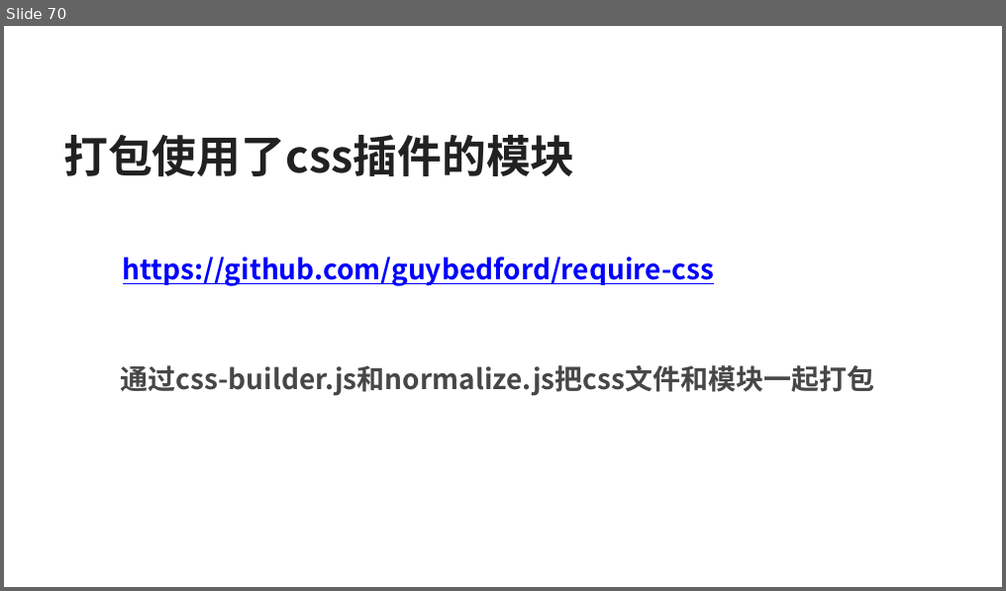
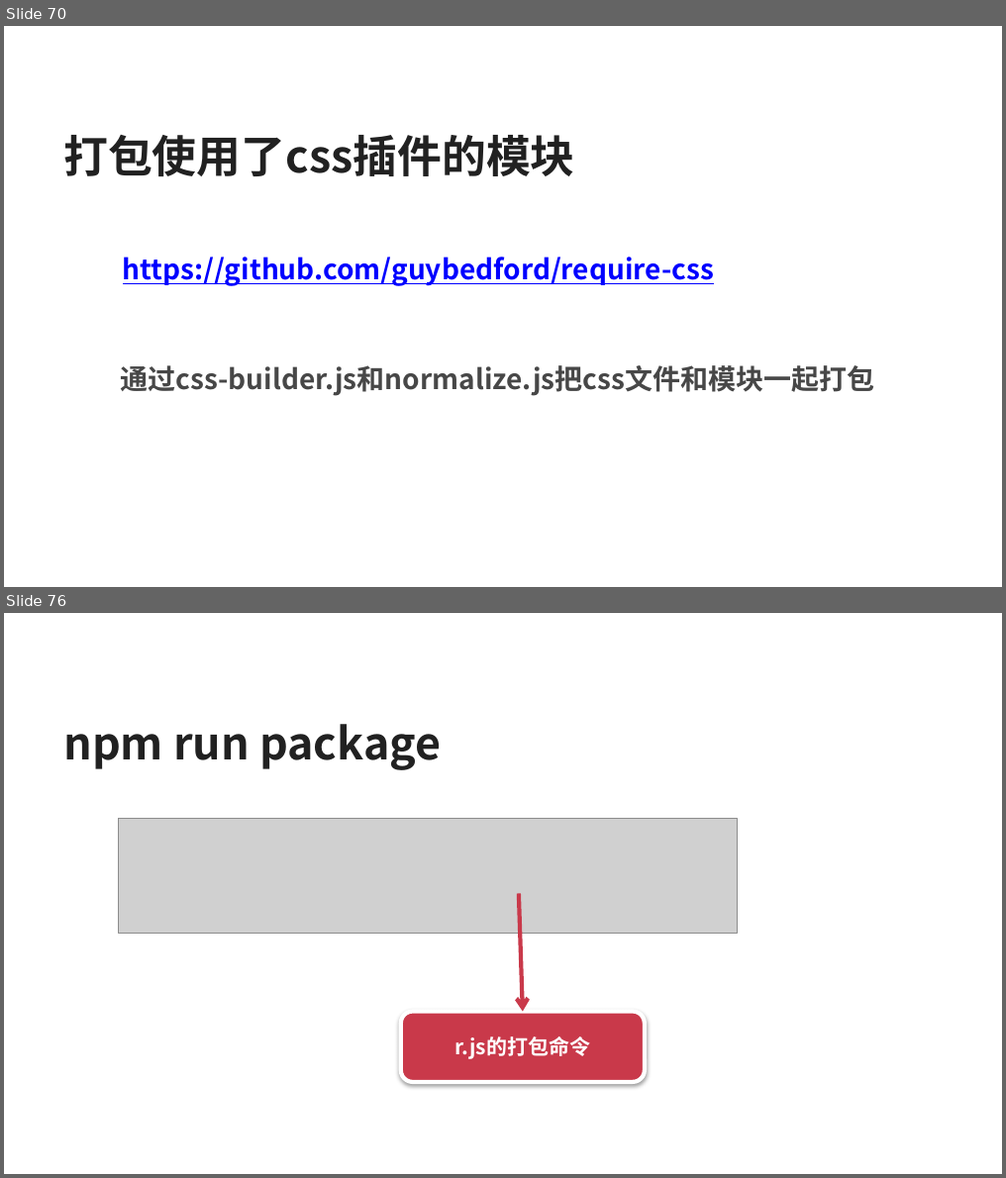
Before and after one commit to silvajs/lecturer, a slide deck: requirejs/doc/requirejs.pptx. Shown one above the other, each under a label of ours: slide 70 before the commit, slides 70 and 76 after it; the slides between them are not shown. The pictures are 1006x591 and 1006x1178 pixels, drawn with LibreOffice and Linux fonts; fonts in the diff are those of the drawing; grey boxes stand for pictures. Boxes give left, top, right and bottom in pixels: in the first picture for what was removed or moved away, otherwise in the second. Text is boxed around its words. In the diff, an @@ line names an element or a change of style, - is before the commit and + after.

```diff
--- a/requirejs/doc/requirejs.pptx
+++ b/requirejs/doc/requirejs.pptx
@@ slide 76 added at (4,613,1002,1174), background #FFFFFF @@
@@ text added at (63,724,441,770), 32 pt, text #212121, bold @@
+npm run package
@@ picture added at (118,819,738,934) @@
@@ arrow added from (519, 893) to (523, 1011), #C9394A 3 pt @@
@@ rounded rectangle added at (401,1011,645,1082), fill #C9394A, outline #FFFFFF 3 pt, 15 pt, text #FFFFFF, bold @@
+r.js的打包命令
```
Also in this commit, not shown: 11 other slides added, 4 other files.
